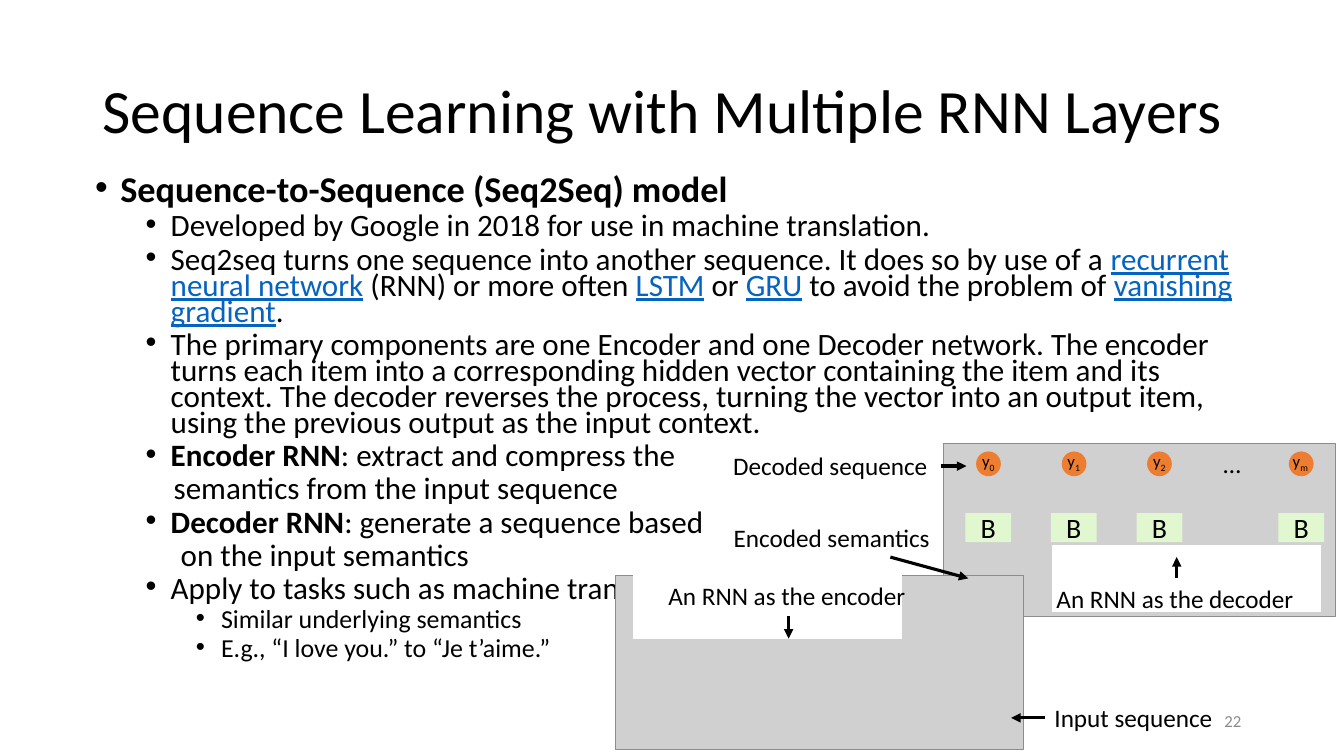
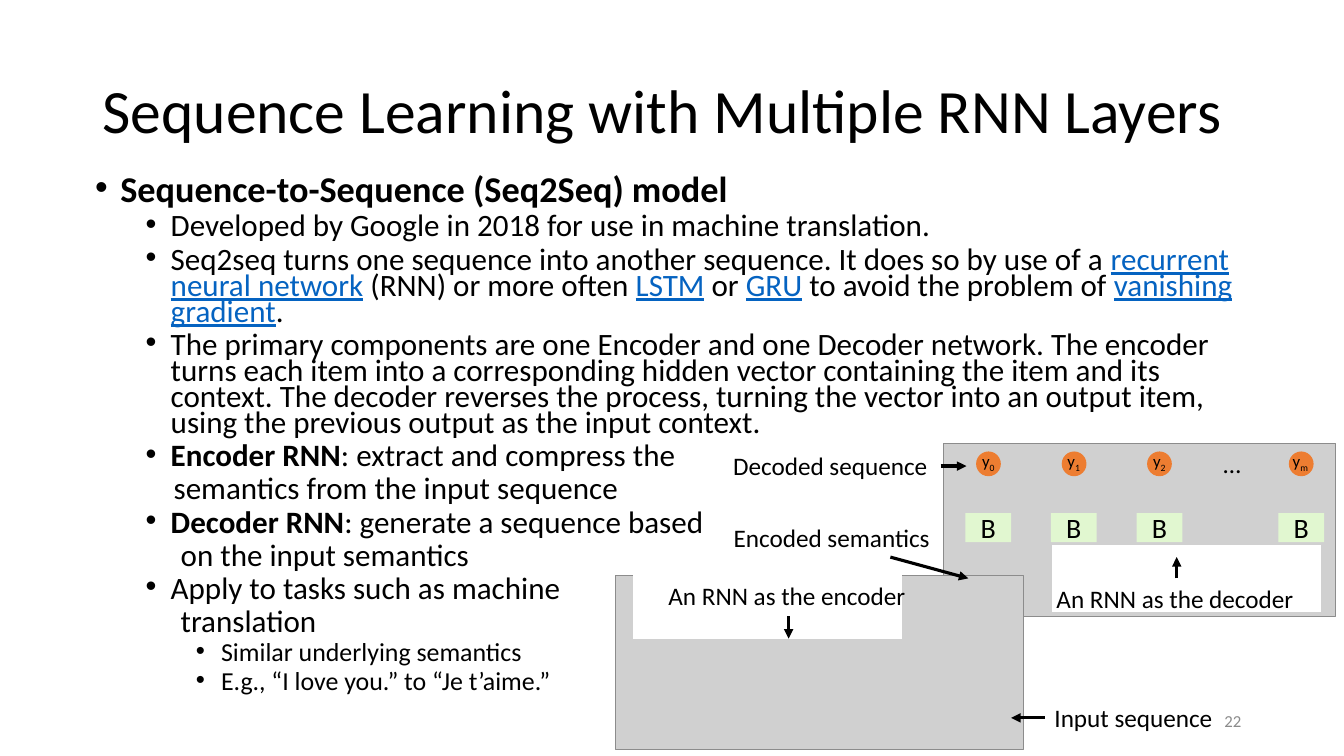
Before and after one commit to ailab-ua/courses, a slide deck: slide 22 of resources/recurrent_neural_networks_april_2020.pptx. Drawn at 1344x756 pixels with LibreOffice and Linux fonts; fonts in the diff are those of the drawing; grey boxes stand for pictures. Boxes give left, top, right and bottom in pixels: in the first picture for what was removed or moved away, otherwise in the second. Text is boxed around its words. In the diff, an @@ line names an element or a change of style, - is before the commit and + after.

```diff
--- a/resources/recurrent_neural_networks_april_2020.pptx
+++ b/resources/recurrent_neural_networks_april_2020.pptx
@@ text at (x1=171, y1=577, x2=560, y2=633): text changed @@
-  • Apply to tasks such as machine translation
+  • Apply to tasks such as machine
+  translation
```
Also in this commit, not shown: 8 other slides changed.
